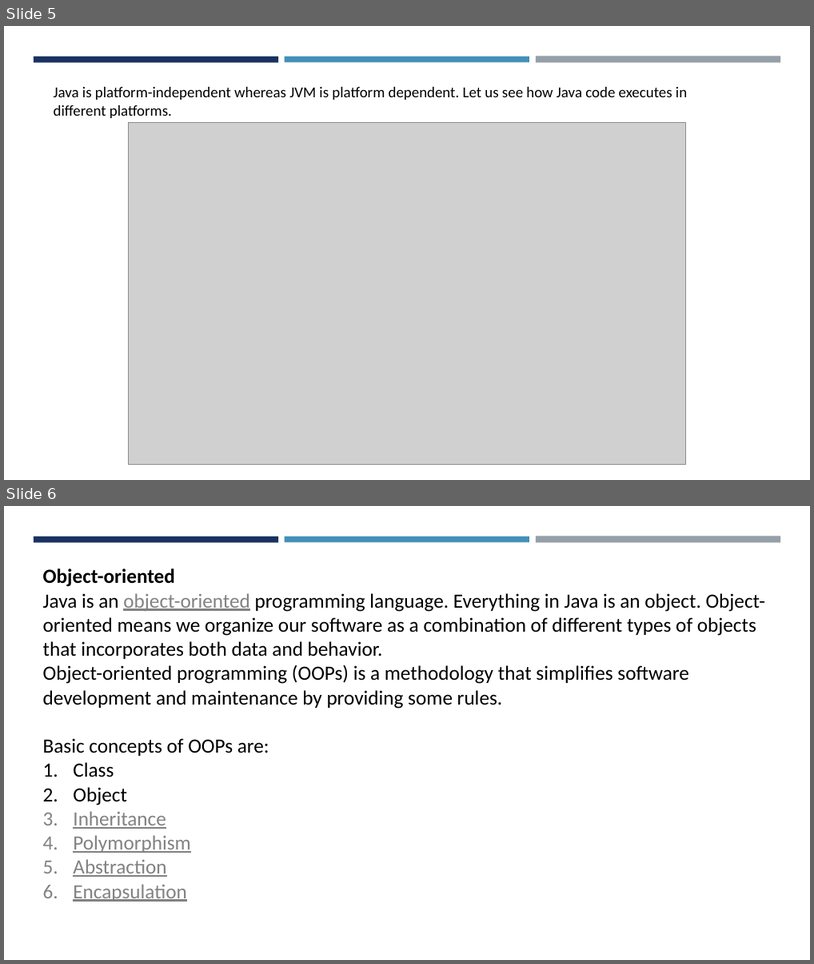
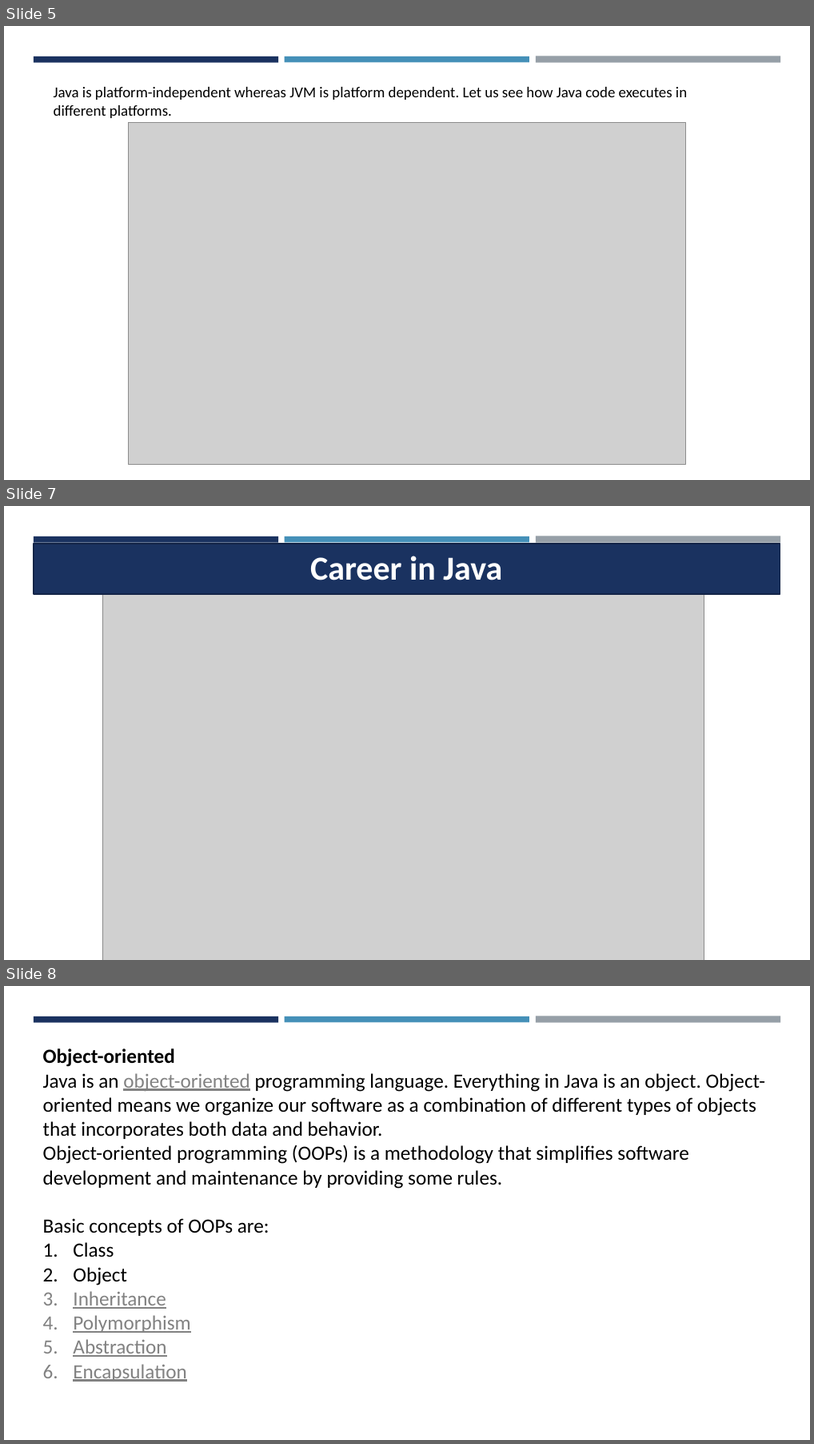
Before and after one commit to amantiwari8861/javaV1, a slide deck: javaSlides/Java Slides part 1.pptx. Shown one above the other, each under a label of ours: slides 5 and 6 before the commit, slides 5, 7 and 8 after it; the slides between them are not shown. The pictures are 814x964 and 814x1444 pixels, drawn with LibreOffice and Linux fonts; fonts in the diff are those of the drawing; grey boxes stand for pictures. Boxes give left, top, right and bottom in pixels: in the first picture for what was removed or moved away, otherwise in the second. Text is boxed around its words. In the diff, an @@ line names an element or a change of style, - is before the commit and + after.

```diff
--- a/javaSlides/Java Slides part 1.pptx
+++ b/javaSlides/Java Slides part 1.pptx
@@ slide 7 added at bbox=[4, 506, 810, 960], background #FFFFFF; not listed: 3 template elements that a slide beside it also shows @@
@@ rectangle added at bbox=[33, 544, 780, 594], fill #1A3260, outline #132547 1.75 pt @@
@@ text added at bbox=[310, 556, 502, 580], 40 pt, text #FFFFFF, bold @@
+Career in Java
@@ picture added at bbox=[102, 594, 705, 960] @@
@@ what was slide 6 is now slide 8 @@
```
Also in this commit, not shown: 5 slides changed, 1 other slide added, 43 other files.
